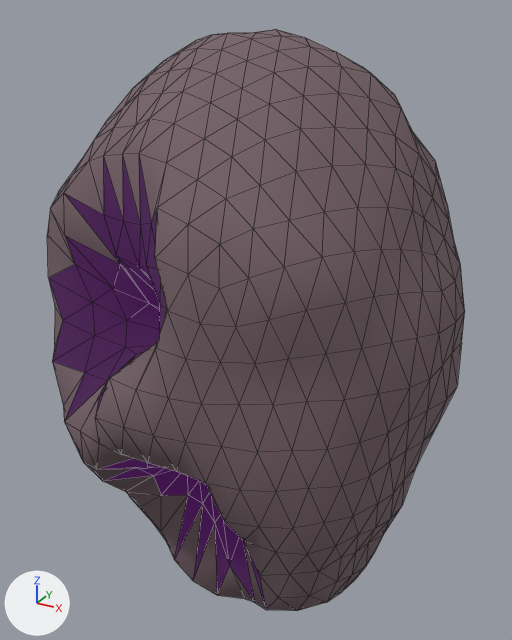
One commit to the glTF model assets/asteroids/asteroid_med_25.glb: the scene before it, then after it.
Camera for both pictures: a camera (50 mm lens) standing at (1.19, -2.16, 1.22) and looking at (-0.03, 0.05, 0.11). The axes (+X, +Y, +Z) are drawn at lower left. The lights are the same throughout. The picture after the commit comes second. Mesh edges are drawn as thin lines.

In view in the first picture: 'asteroid_med_25'.
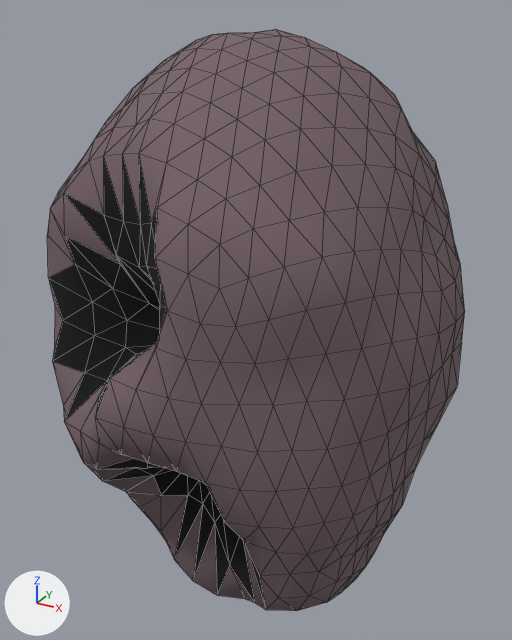
Location of each change, (x1, y1, x2, y2) in pixels of the pictures (512 x 640 px):
'asteroid_med_25', recoloured, surface changed (darker): (48, 157, 295, 610) in both

Patch to the scene script:
```diff
--- a/assets/asteroids/asteroid_med_25.glb.py
+++ b/assets/asteroids/asteroid_med_25.glb.py
@@ mat_crater_asteroid_med_25 @@
 mat_crater_asteroid_med_25 = principled_material('Crater_asteroid_med_25')
-mat_crater_asteroid_med_25.base_color = (0.02, 0.01, 0.02)  # black #271927
+mat_crater_asteroid_med_25.base_color = (0.0, 0.0, 0.0)  # black #000000
 mat_crater_asteroid_med_25.roughness = 1.0
-mat_crater_asteroid_med_25.emission_color = (0.042, 0.0, 0.063)  # dark purple #3a0047
-mat_crater_asteroid_med_25.emission_strength = 1.0
```
